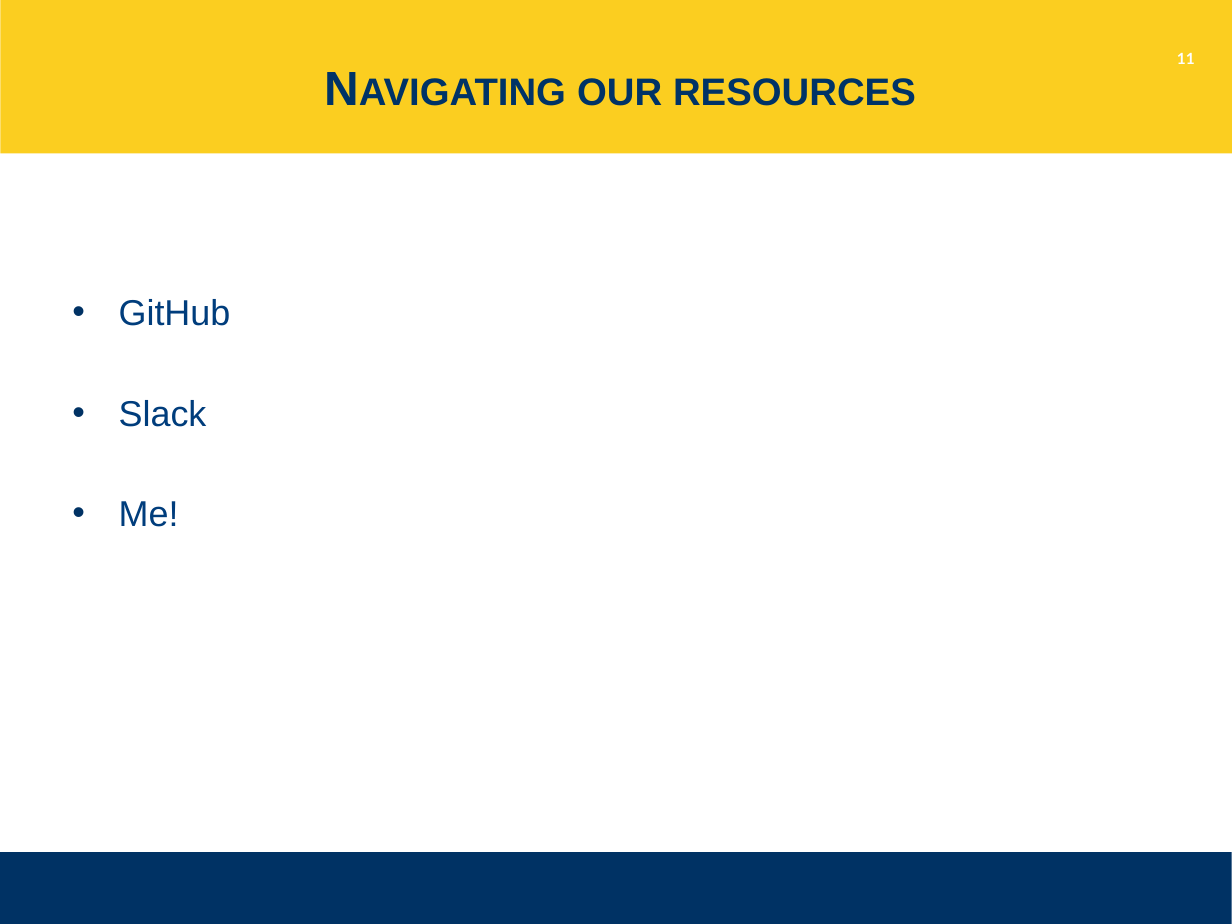
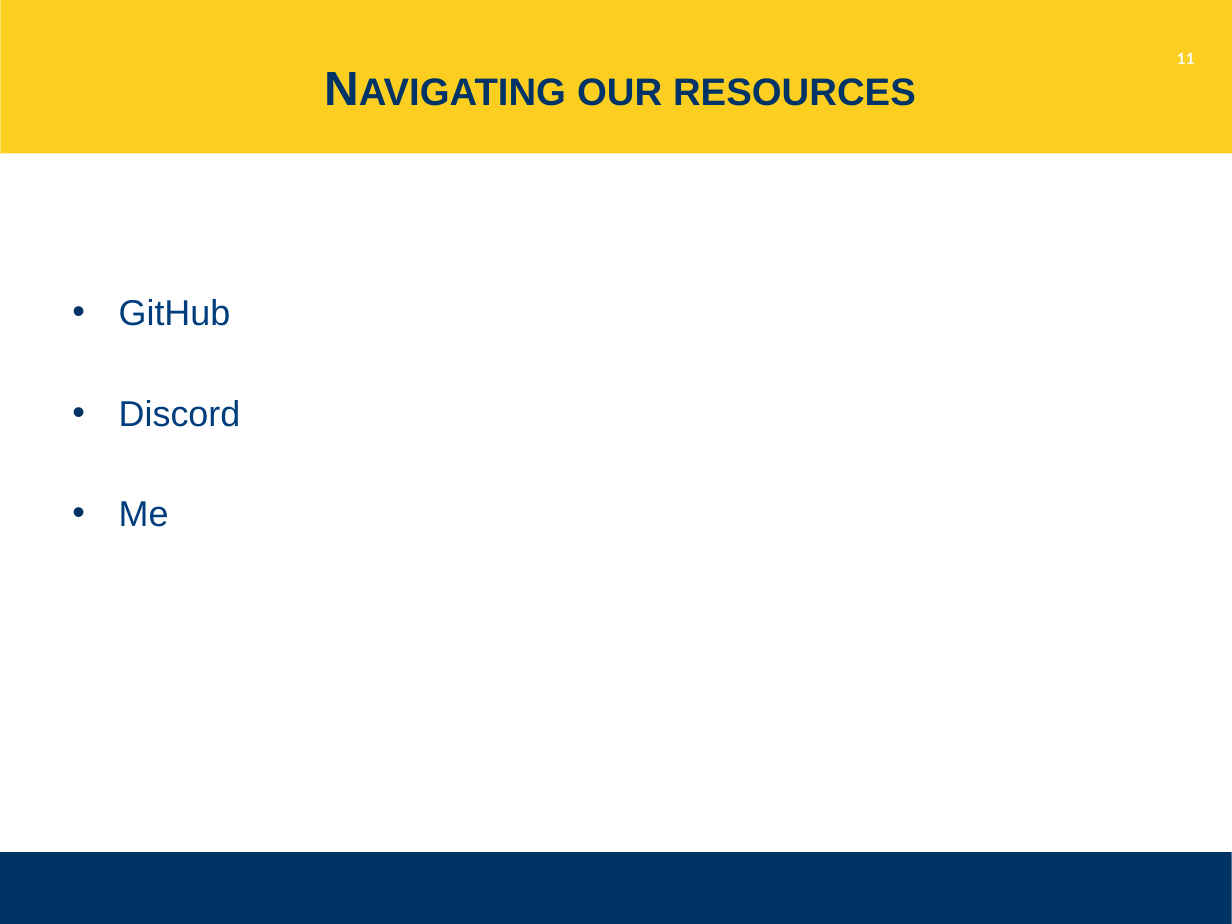
Before and after one commit to igorsteinmacher/SL2022, a slide deck: slide 11 of notes/Lecture_01.pptx. Drawn at 1232x924 pixels with LibreOffice and Linux fonts; fonts in the diff are those of the drawing. Boxes give left, top, right and bottom in pixels: in the first picture for what was removed or moved away, otherwise in the second. Text is boxed around its words. In the diff, an @@ line names an element or a change of style, - is before the commit and + after.

```diff
--- a/notes/Lecture_01.pptx
+++ b/notes/Lecture_01.pptx
@@ text at [119,400,241,527]: text changed @@
-• Slack
-• Me!
+• Discord
+• Me
```
Also in this commit, not shown: 5 other slides changed, 4 slides added, 4 slides removed, 2 other files.
